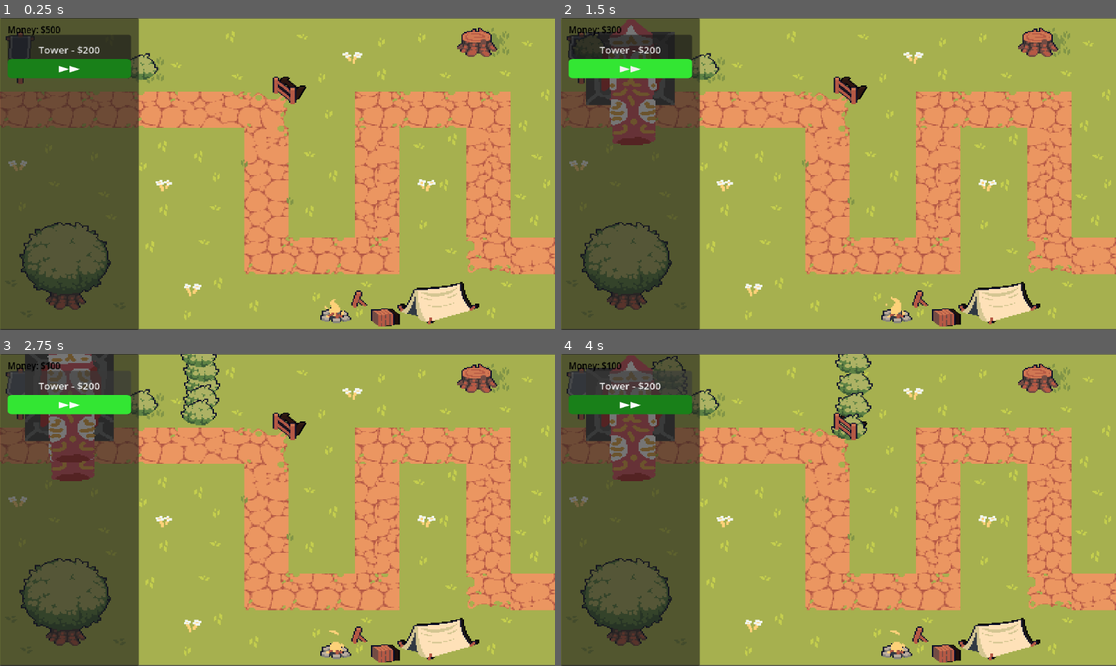
Above: before the commit, frames 1-4 (two rows, left to right).
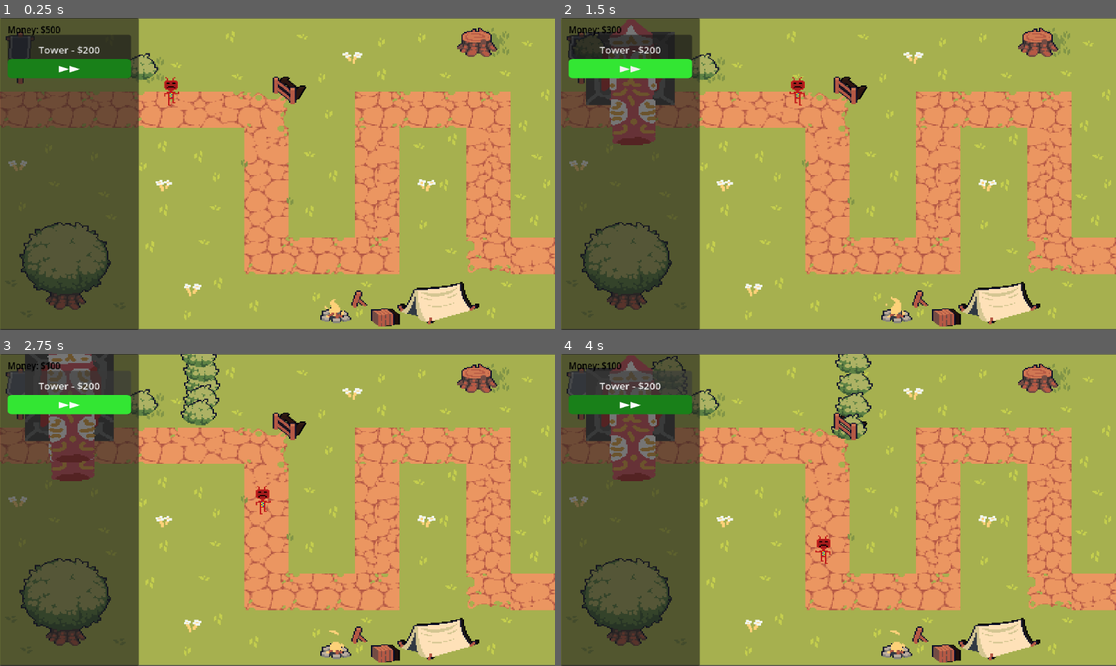
Above: after the commit, the same moments.

Repository: Matthewfrogman/Battle_towers
Game: Godot game, scene res://Map_1sheet.tscn
The game is run twice, just before and just after one commit, with the same random seed, the same clock (stepped at 60 frames per second) and the same inputs. This scene is started directly instead of the project's main scene.
Inputs:
- Up to frame 1 (0.25 s): no input
- Up to frame 2 (1.5 s): click "Tower - $200" at 0.5 s; click "▶▶" at 1.25 s
- Up to frame 3 (2.75 s): click "Tower - $200" at 2 s
- Up to frame 4 (4 s): click "▶▶" at 2.75 s; click "Tower - $200" at 3.5 s

The runs differ from the first frame. In frame 1, 0.1% of the frame differs, in the area x 29-33%, y 18-29%; in frame 2, 0.1%, in the area x 41-44%, y 18-29%; in frame 3, 0.1%; in frame 4, 0.1%.

Commit message:
changed out enemy sprite

Diff:
--- a/Towers/tower.gd
+++ b/Towers/tower.gd
@@ -5,14 +5,15 @@
 @onready var range_scene = get_node("Range")
 #a reference to the bullet/projectile it instantiates
 var bullet_scene: PackedScene = preload("res://Towers/Bullets/bullet.tscn")
+
 # VVV things that'll change between towers VVV
 #the radius of where it can shoot
 @export var range: int
-#the time it takes to shoot
 @export var cooldown: float = 5.0
 @export var attack: int = 5
 #num of bullets. this number should ALWAYS be odd so it looks good.
 @export var projectiles: int = 5
+@export var sees_camo: bool = false
 
 var canshoot = false
 #either hover or placed. If its hovering itll follow the mouse, otherwise itll shoot
--- a/scenes/enemy_base.tscn
+++ b/scenes/enemy_base.tscn
@@ -1,7 +1,7 @@
 [gd_scene format=3 uid="uid://cfamatig7kjw2"]
 
 [ext_resource type="Script" uid="uid://dormthxby0qn1" path="res://scenes/enemy_base.gd" id="1_fr7lv"]
-[ext_resource type="Texture2D" uid="uid://6at8ot4vx3pd" path="res://Map1_assets/New Piskel.png" id="2_sw0xa"]
+[ext_resource type="Texture2D" uid="uid://cusxjs3mawfhx" path="res://Map1_assets/basic.png" id="2_sw0xa"]
 
 [sub_resource type="CapsuleShape2D" id="CapsuleShape2D_sw0xa"]
 
@@ -33,7 +33,6 @@
 [node name="CollisionShape2D" type="CollisionShape2D" parent="." unique_id=1671414404]
 shape = SubResource("CapsuleShape2D_sw0xa")
 
-[node name="AnimatedSprite2D" type="AnimatedSprite2D" parent="." unique_id=257935633]
-position = Vector2(2, 15)
+[node name="AnimatedSprite2D" type="AnimatedSprite2D" parent="." unique_id=1659861200]
 sprite_frames = SubResource("SpriteFrames_lxe82")
 autoplay = "default"
Not shown, added: Towers/Images/camo_base.png.import
Not shown, added: Towers/Images/camo_head.png.import
